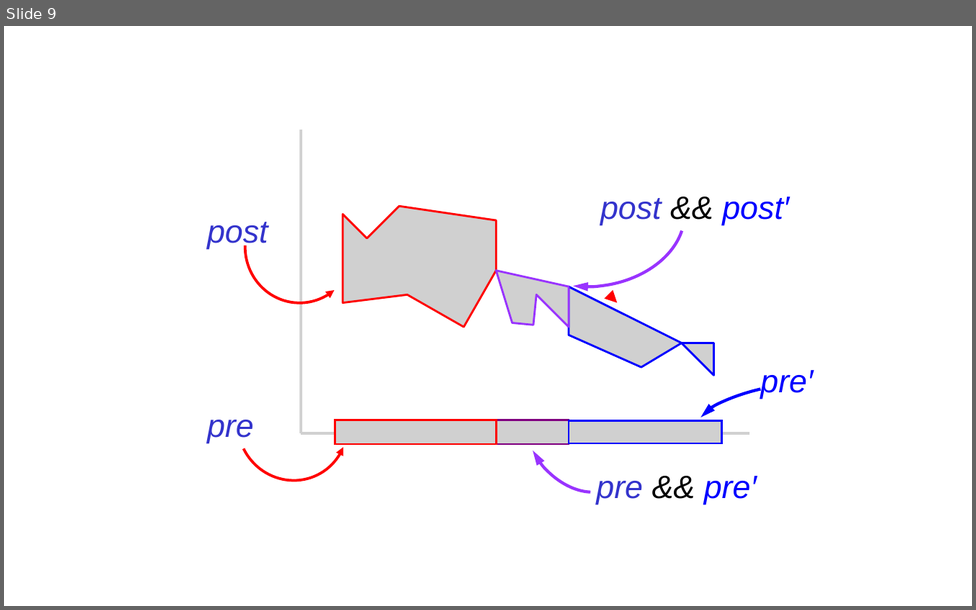
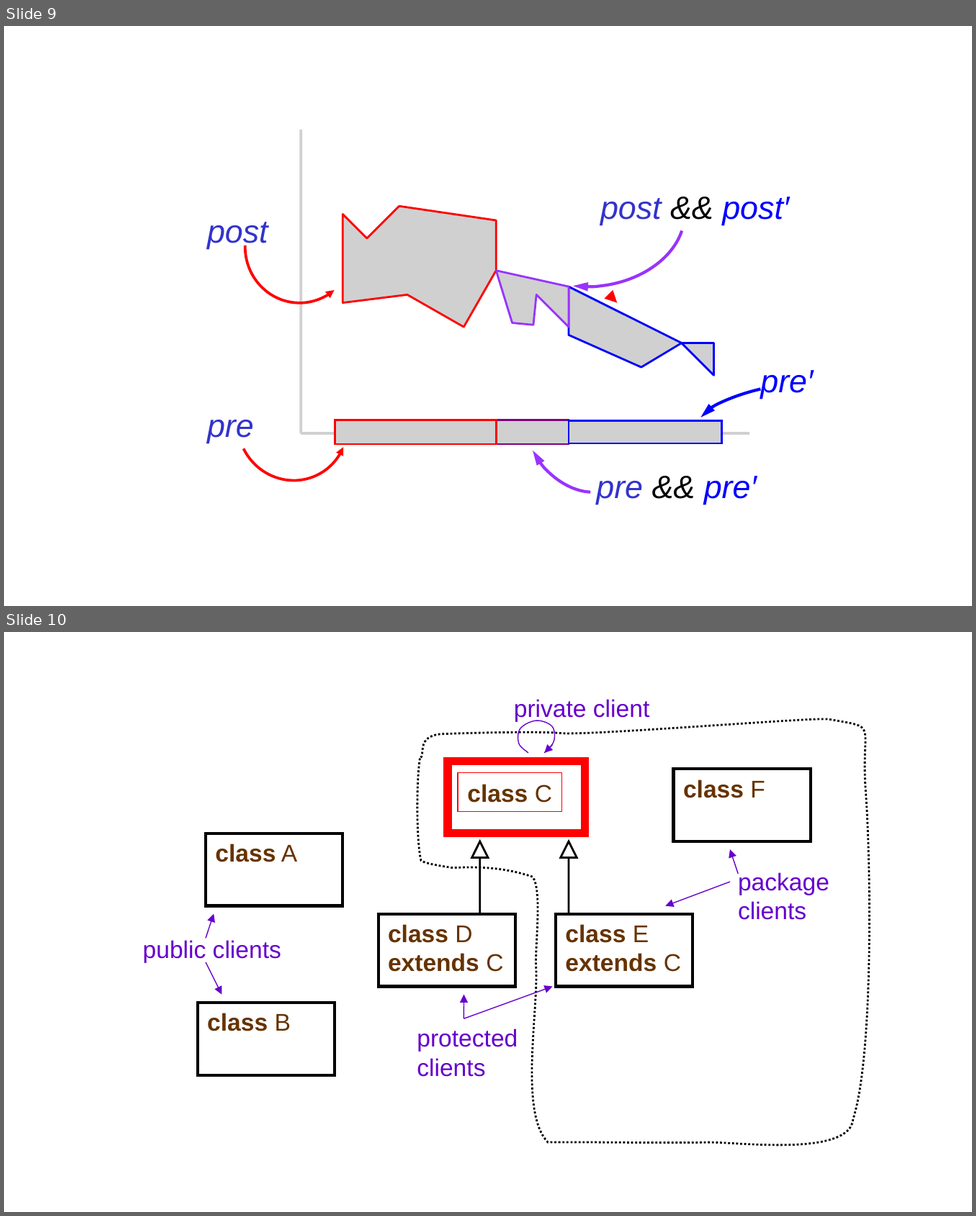
Before and after one commit to kiniry/Mobius, a slide deck: src/escjava/trunk/ESCTools/slides/CAV2007Tutorial/new-diagrams.ppt. Shown one above the other, each under a label of ours: slide 9 before the commit, slides 9 and 10 after it. The pictures are 976x610 and 976x1216 pixels, drawn with LibreOffice and Linux fonts; fonts in the diff are those of the drawing; grey boxes stand for pictures; background and template pictures are left out. Boxes give left, top, right and bottom in pixels: in the first picture for what was removed or moved away, otherwise in the second. Text is boxed around its words. In the diff, an @@ line names an element or a change of style, - is before the commit and + after.

```diff
--- a/src/escjava/trunk/ESCTools/slides/CAV2007Tutorial/new-diagrams.ppt
+++ b/src/escjava/trunk/ESCTools/slides/CAV2007Tutorial/new-diagrams.ppt
@@ slide 10 added at (x1=4, y1=632, x2=972, y2=1212), background #FFFFFF @@
@@ freeform shape added at (x1=415, y1=717, x2=880, y2=1158), outline #000000 1.5 pt dashed @@
@@ text added at (x1=514, y1=699, x2=649, y2=721), 18 pt, text #6600CC @@
+private client
@@ freeform shape added at (x1=517, y1=720, x2=555, y2=753), outline #6600CC 0.74 pt @@
@@ rectangle added at (x1=448, y1=761, x2=584, y2=834), outline #FF0000 6.01 pt @@
@@ arrow added from (553, 745) to (544, 753), #6600CC 0.74 pt @@
@@ rectangle added at (x1=458, y1=773, x2=561, y2=812), outline #FF0000 0.74 pt, 18 pt, text #663300, bold @@
+class C
@@ rectangle added at (x1=674, y1=770, x2=811, y2=842), outline #000000 2.24 pt @@
@@ text added at (x1=683, y1=780, x2=764, y2=798), 18 pt, text #663300, bold @@
+class F
@@ rectangle added at (x1=206, y1=834, x2=342, y2=906), outline #000000 2.24 pt @@
@@ text added at (x1=215, y1=844, x2=297, y2=862), 18 pt, text #663300, bold @@
+class A
@@ arrow added from (738, 874) to (730, 849), #6600CC 0.74 pt @@
@@ arrow added from (730, 882) to (665, 906), #6600CC 0.74 pt @@
@@ text added at (x1=738, y1=872, x2=829, y2=920), 18 pt, text #6600CC @@
+package
+clients
@@ arrow added from (206, 939) to (214, 914), #6600CC 0.74 pt @@
@@ group added at (x1=378, y1=842, x2=516, y2=987): 1 line, 1 triangle, 1 rectangle, 1 text @@
+class D
+extends C
@@ group added at (x1=556, y1=842, x2=693, y2=987): 1 line, 1 triangle, 1 rectangle, 1 text @@
+class E
+extends C
@@ text added at (x1=143, y1=940, x2=281, y2=962), 18 pt, text #6600CC @@
+public clients
@@ arrow added from (206, 963) to (221, 995), #6600CC 0.74 pt @@
@@ arrow added from (463, 1019) to (463, 995), #6600CC 0.74 pt @@
@@ arrow added from (463, 1019) to (553, 987), #6600CC 0.74 pt @@
@@ rectangle added at (x1=198, y1=1003, x2=335, y2=1076), outline #000000 2.24 pt @@
@@ text added at (x1=207, y1=1013, x2=291, y2=1032), 18 pt, text #663300, bold @@
+class B
@@ text added at (x1=417, y1=1029, x2=517, y2=1077), 18 pt, text #6600CC @@
+protected
+clients
```
Also in this commit, not shown: 1 other slide added, 19 other files.
